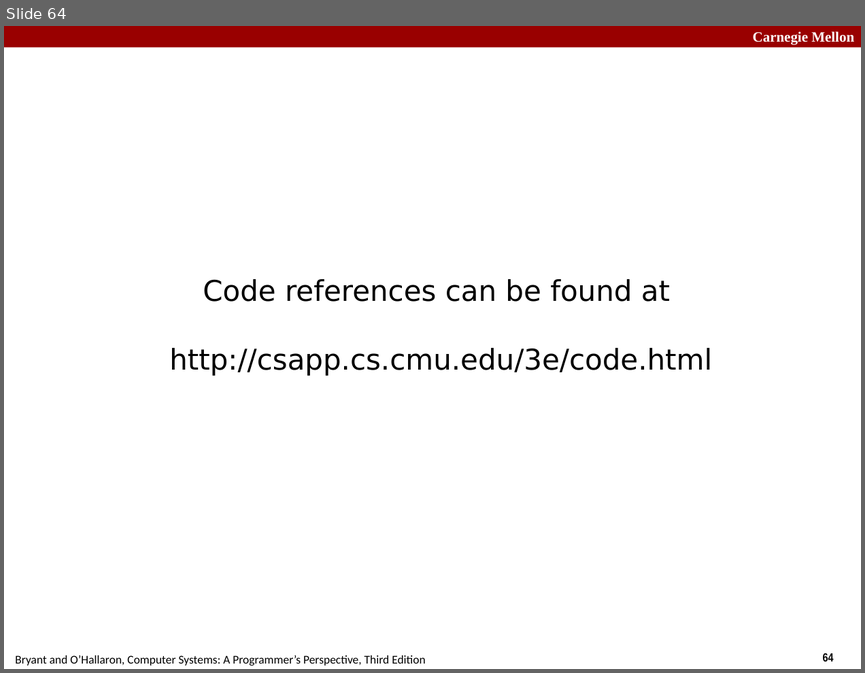
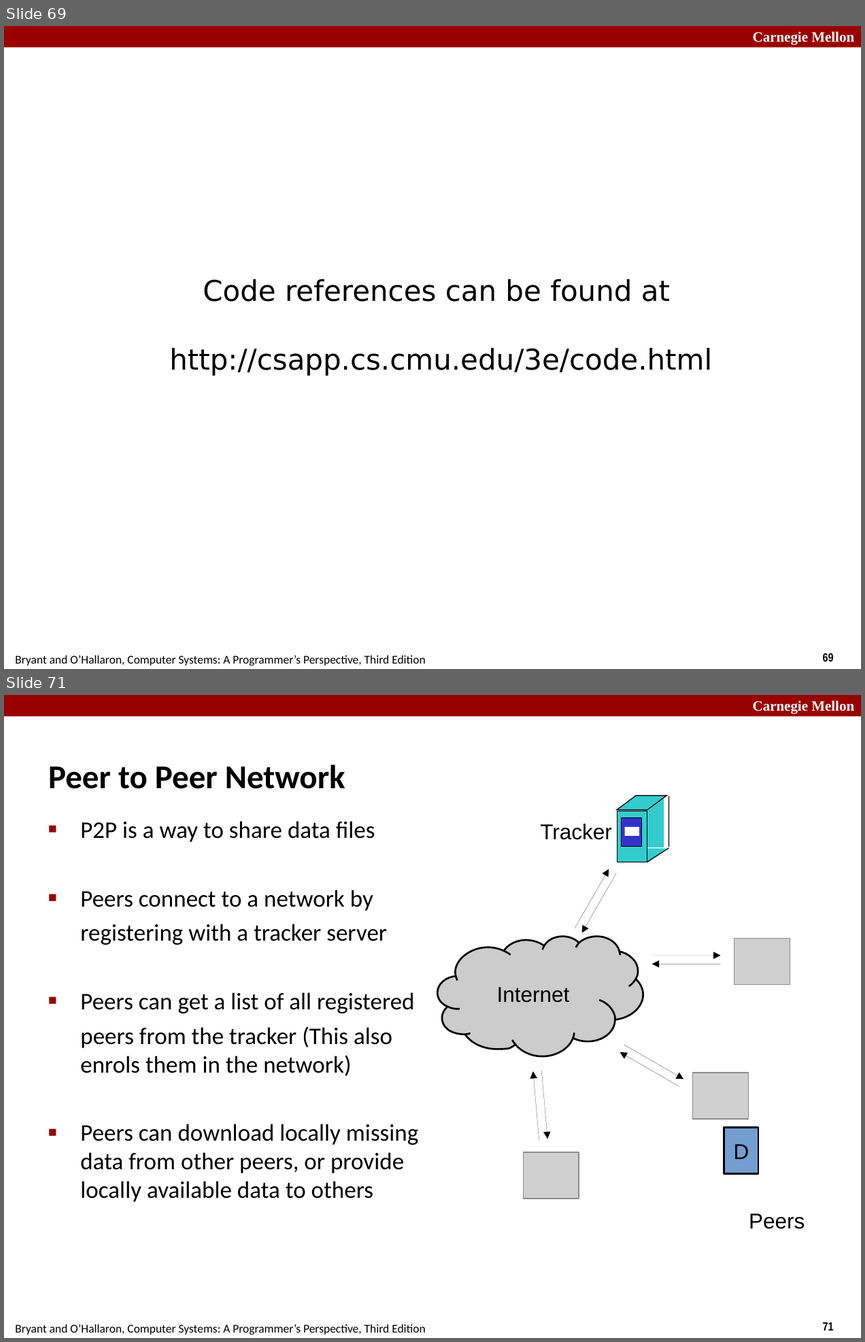
Before and after one commit to diku-compSys/compSys-e2021-pub, a slide deck: lectures/211101_network_programming/slides.odp. Shown one above the other, each under a label of ours: slide 64 before the commit, slides 69 and 71 after it; the slides between them are not shown. The pictures are 865x673 and 865x1342 pixels, drawn with LibreOffice and Linux fonts; fonts in the diff are those of the drawing; grey boxes stand for pictures. Boxes give left, top, right and bottom in pixels: in the first picture for what was removed or moved away, otherwise in the second. Text is boxed around its words. In the diff, an @@ line names an element or a change of style, - is before the commit and + after.

```diff
--- a/lectures/211101_network_programming/slides.odp
+++ b/lectures/211101_network_programming/slides.odp
@@ slide 71 added at [4, 695, 861, 1338], background #FFFFFF; not listed: 4 template elements that a slide beside it also shows @@
@@ title added at [48, 764, 345, 789], 28 pt, text #000000, bold @@
+Peer to Peer Network
@@ text added at [80, 821, 418, 1202], 20 pt, text #000000 @@
+■ P2P is a way to share data files
+■ Peers connect to a network by
+registering with a tracker server
+■ Peers can get a list of all registered
+peers from the tracker (This also
+enrols them in the network)
+■ Peers can download locally missing
+  data from other peers, or provide
+  locally available data to others
@@ text added at [540, 824, 611, 840], 18 pt, text #000000 @@
+Tracker
@@ group added at [617, 795, 669, 863]: 4 rectangles, 2 parallelograms, 2 lines @@
@@ arrow added from (575, 928) to (609, 869), #000000 0 pt @@
@@ arrow added from (616, 873) to (581, 932), #000000 0 pt @@
@@ freeform shape added at [438, 936, 643, 1057], fill #CCCCCC, outline #000000 1.5 pt, 18 pt, text #000000 @@
+Internet
@@ picture added at [734, 938, 789, 985] @@
@@ arrow added from (652, 955) to (720, 955), #000000 0 pt @@
@@ arrow added from (720, 964) to (652, 964), #000000 0 pt @@
@@ arrow added from (679, 1087) to (620, 1052), #000000 0 pt @@
@@ arrow added from (624, 1045) to (683, 1079), #000000 0 pt @@
@@ arrow added from (538, 1140) to (532, 1071), #000000 0 pt @@
@@ arrow added from (541, 1070) to (547, 1139), #000000 0 pt @@
@@ picture added at [693, 1073, 749, 1119] @@
@@ rectangle added at [723, 1127, 758, 1174], fill #729FCF, outline #000000 1.5 pt, 18 pt, text #000000 @@
+D
@@ picture added at [524, 1152, 579, 1198] @@
@@ text added at [749, 1213, 804, 1229], 18 pt, text #000000 @@
+Peers
@@ what was slide 64 is now slide 69 @@
@@ page number at [823, 653, 834, 661]: text changed @@
-64
+69
```
Also in this commit, not shown: 3 slides changed, 14 other slides added, 6 slides removed, 3 other files.
